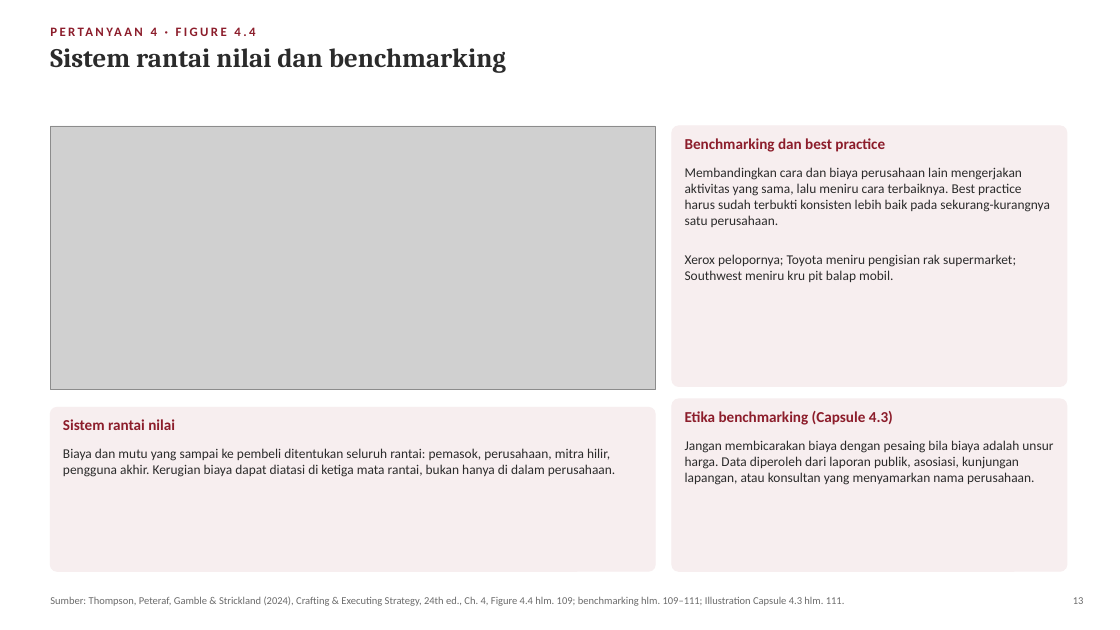
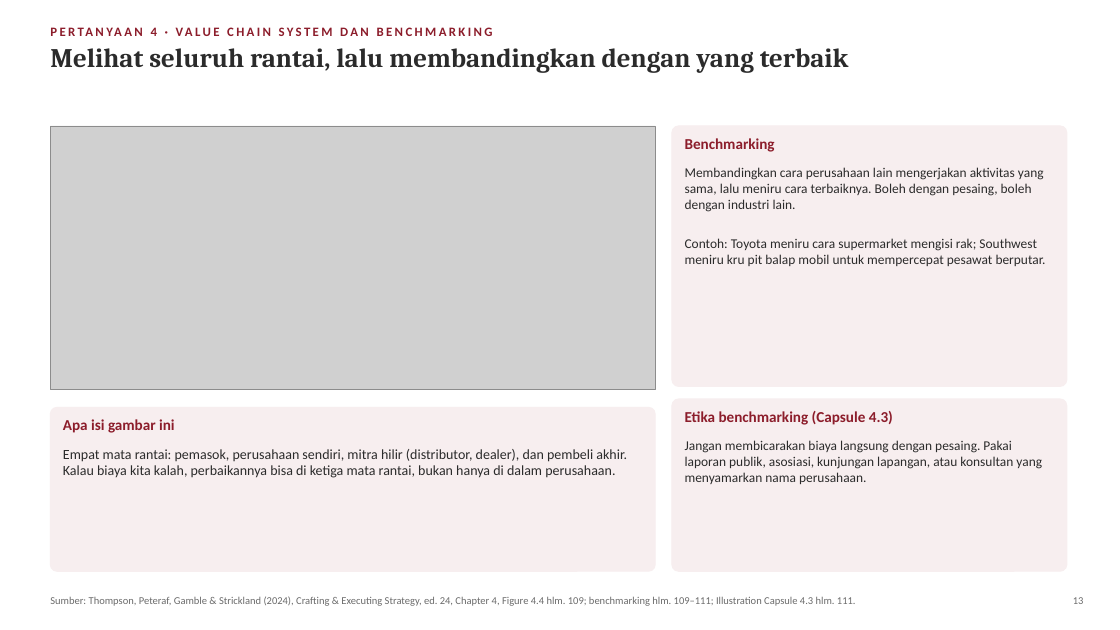
Before and after one commit to aslihabnuri/Dom-Manipulation, a slide deck: slide 13 of materi-strategic-management/presentasi/SMJKT_Group 4_Case Manchester United.pptx. Drawn at 1120x630 pixels with LibreOffice and Linux fonts; fonts in the diff are those of the drawing; grey boxes stand for pictures. Boxes give left, top, right and bottom in pixels: in the first picture for what was removed or moved away, otherwise in the second. Text is boxed around its words. In the diff, an @@ line names an element or a change of style, - is before the commit and + after.

```diff
--- a/materi-strategic-management/presentasi/SMJKT_Group 4_Case Manchester United.pptx
+++ b/materi-strategic-management/presentasi/SMJKT_Group 4_Case Manchester United.pptx
@@ text at [151, 27, 157, 36]: text changed @@
-PERTANYAAN 4 · FIGURE 4.4
+PERTANYAAN 4 · VALUE CHAIN SYSTEM DAN BENCHMARKING
@@ text at [50, 48, 849, 73]: text changed @@
-Sistem rantai nilai dan benchmarking
+Melihat seluruh rantai, lalu membandingkan dengan yang terbaik
@@ text at [685, 138, 775, 152]: text changed @@
-Benchmarking dan best practice
+Benchmarking
@@ text at [685, 167, 1046, 266]: text changed @@
-Membandingkan cara dan biaya perusahaan lain mengerjakan aktivitas yang sama, lalu meniru cara terbaiknya. Best practice harus sudah terbukti konsisten lebih baik pada sekurang-kurangnya satu perusahaan.
-Xerox pelopornya; Toyota meniru pengisian rak supermarket; Southwest meniru kru pit balap mobil.
+Membandingkan cara perusahaan lain mengerjakan aktivitas yang sama, lalu meniru cara terbaiknya. Boleh dengan pesaing, boleh dengan industri lain.
+Contoh: Toyota meniru cara supermarket mengisi rak; Southwest meniru kru pit balap mobil untuk mempercepat pesawat berputar.
@@ text at [63, 419, 175, 433]: text changed @@
-Sistem rantai nilai
+Apa isi gambar ini
@@ text at [63, 449, 627, 478]: text changed; size 11.5 to 12 pt @@
-Biaya dan mutu yang sampai ke pembeli ditentukan seluruh rantai: pemasok, perusahaan, mitra hilir, pengguna akhir. Kerugian biaya dapat diatasi di ketiga mata rantai, bukan hanya di dalam perusahaan.
+Empat mata rantai: pemasok, perusahaan sendiri, mitra hilir (distributor, dealer), dan pembeli akhir. Kalau biaya kita kalah, perbaikannya bisa di ketiga mata rantai, bukan hanya di dalam perusahaan.
@@ text at [685, 440, 1042, 484]: text changed @@
-Jangan membicarakan biaya dengan pesaing bila biaya adalah unsur harga. Data diperoleh dari laporan publik, asosiasi, kunjungan lapangan, atau konsultan yang menyamarkan nama perusahaan.
+Jangan membicarakan biaya langsung dengan pesaing. Pakai laporan publik, asosiasi, kunjungan lapangan, atau konsultan yang menyamarkan nama perusahaan.
@@ text at [50, 596, 856, 606]: text changed @@
-Sumber: Thompson, Peteraf, Gamble & Strickland (2024), Crafting & Executing Strategy, 24th ed., Ch. 4, Figure 4.4 hlm. 109; benchmarking hlm. 109–111; Illustration Capsule 4.3 hlm. 111.
+Sumber: Thompson, Peteraf, Gamble & Strickland (2024), Crafting & Executing Strategy, ed. 24, Chapter 4, Figure 4.4 hlm. 109; benchmarking hlm. 109–111; Illustration Capsule 4.3 hlm. 111.
```
Also in this commit, not shown: 38 other slides changed, 1 slide added, 4 slides removed, 2 other files.
